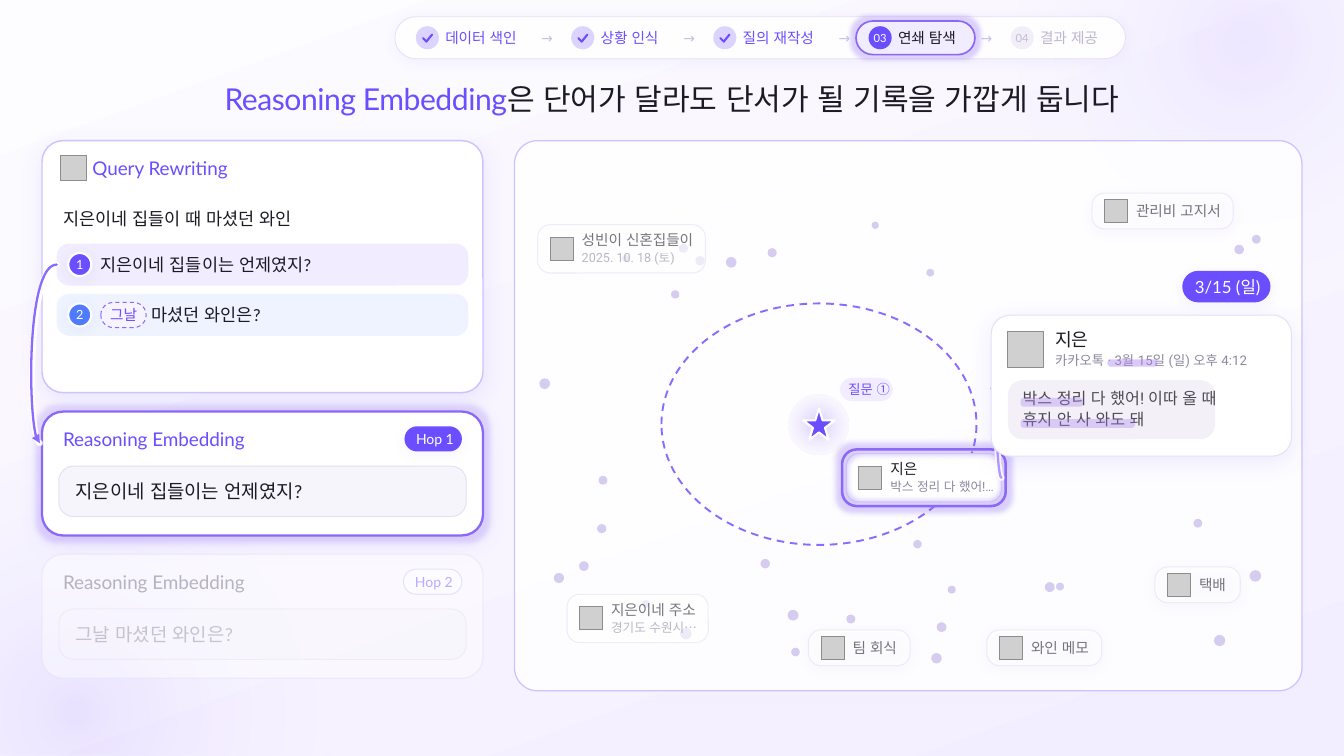
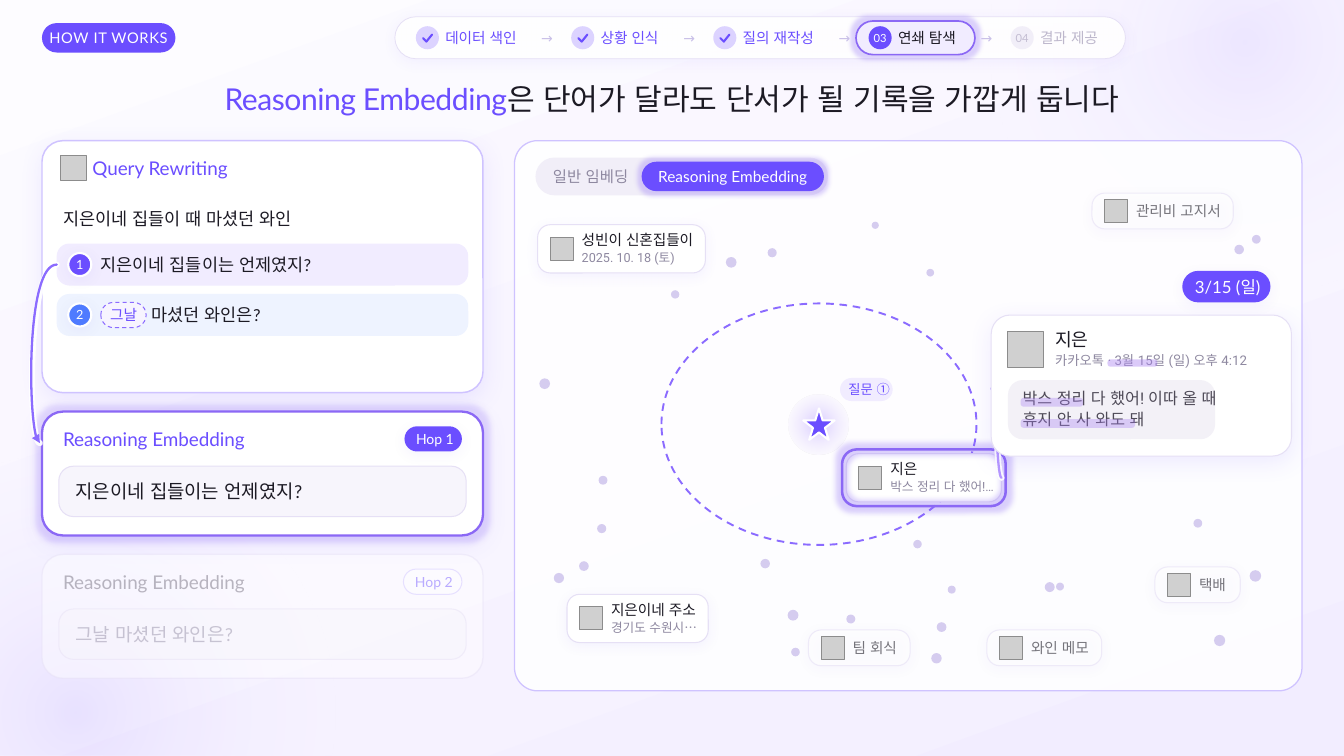
Before and after one commit to SB-Jo/t3, a slide deck: slide 15 of weave/결선준비/09_HowItWorks/HowItWorks_Argon_claude.pptx. Drawn at 1344x756 pixels with LibreOffice and Linux fonts; fonts in the diff are those of the drawing; grey boxes stand for pictures. Boxes give left, top, right and bottom in pixels: in the first picture for what was removed or moved away, otherwise in the second. Text is boxed around its words. In the diff, an @@ line names an element or a change of style, - is before the commit and + after.

```diff
--- a/weave/결선준비/09_HowItWorks/HowItWorks_Argon_claude.pptx
+++ b/weave/결선준비/09_HowItWorks/HowItWorks_Argon_claude.pptx
@@ rounded rectangle added at <box>42,23,175,52</box>, fill #6B4EFF, 10.5 pt, text #FFFFFF @@
+HOW IT WORKS
@@ rounded rectangle added at <box>535,157,828,196</box>, fill #F1EEF8 @@
@@ group added at <box>537,159,826,193</box>: 2 rounded rectangles, 2 texts @@
+일반 임베딩
+Reasoning Embedding
@@ text added at <box>658,170,807,185</box>, 11 pt, text #8E88A0 @@
+Reasoning Embedding
@@ rounded rectangle at <box>537,225,705,273</box>: fill #FFFFFF at 60% opacity to #FFFFFF; shadow on @@
@@ text "성빈이 신혼집들이" at <box>582,232,693,246</box>: text colour #1C1A24 at 60% opacity to #1C1A24 @@
@@ text "2025. 10. 18 (토)" at <box>582,252,674,265</box>: text colour #8E88A0 at 60% opacity to #8E88A0 @@
@@ rounded rectangle at <box>567,595,708,643</box>: fill #FFFFFF at 60% opacity to #FFFFFF; shadow on @@
@@ text "지은이네 주소" at <box>611,603,696,616</box>: text colour #1C1A24 at 60% opacity to #1C1A24 @@
@@ text "경기도 수원시…" at <box>611,621,696,633</box>: text colour #8E88A0 at 60% opacity to #8E88A0 @@
@@ group removed at <box>622,244,692,639</box>: 4 ellipses @@
```
Also in this commit, not shown: 28 other slides changed, 3 other files.
